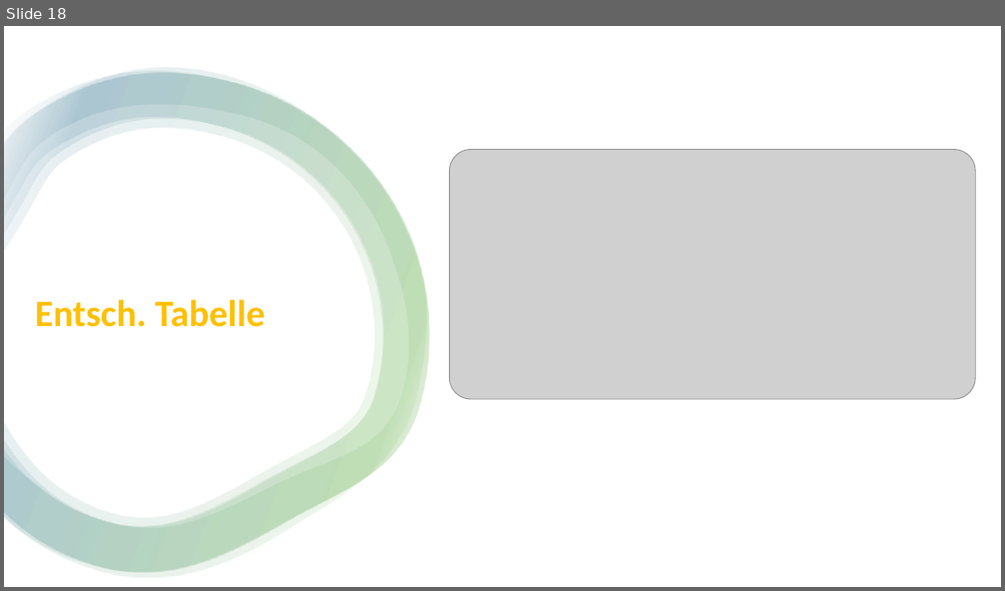
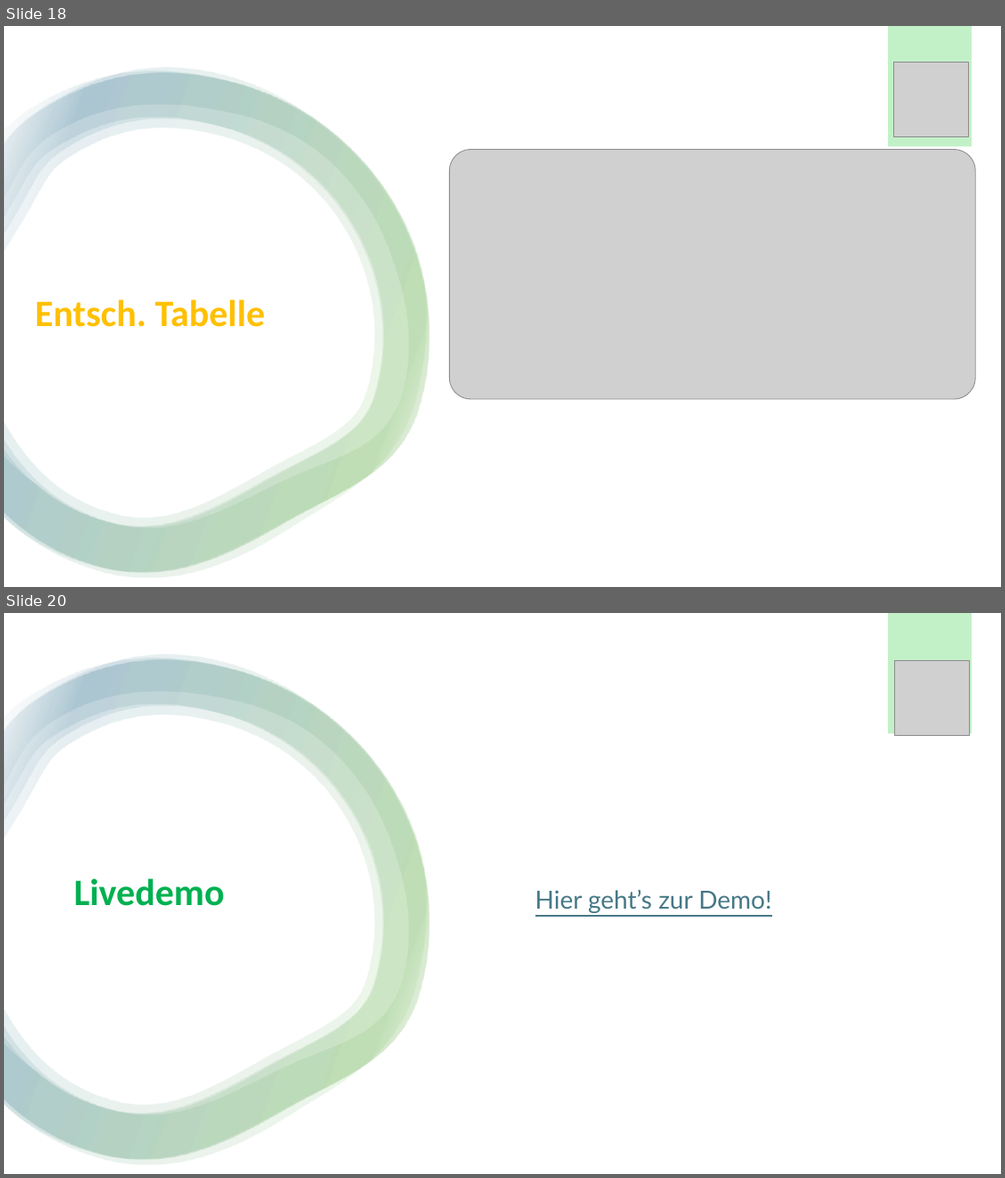
Before and after one commit to Emele-bzra/project-modul431, a slide deck: Material/präsentation_slarachare_games.pptx. Shown one above the other, each under a label of ours: slide 18 before the commit, slides 18 and 20 after it; the slides between them are not shown. The pictures are 1005x591 and 1005x1178 pixels, drawn with LibreOffice and Linux fonts; fonts in the diff are those of the drawing; grey boxes stand for pictures; background and template pictures are left out. Boxes give left, top, right and bottom in pixels: in the first picture for what was removed or moved away, otherwise in the second. Text is boxed around its words. In the diff, an @@ line names an element or a change of style, - is before the commit and + after.

```diff
--- a/Material/präsentation_slarachare_games.pptx
+++ b/Material/präsentation_slarachare_games.pptx
@@ slide 20 added at <box>4,613,1001,1174</box>, background #FFFFFF @@
@@ rectangle added at <box>4,613,1001,1174</box>, fill #FFFFFF @@
@@ rectangle added at <box>888,613,971,733</box>, fill #C2F1C8 @@
@@ group added at <box>4,655,429,1165</box>: 4 freeform shapes @@
@@ picture added at <box>895,660,970,735</box> @@
@@ title added at <box>74,878,225,906</box>, 36 pt, text #00B050, bold @@
+Livedemo
@@ text added at <box>535,890,771,913</box>, 24 pt, text #467886, underline @@
+Hier geht’s zur Demo!
@@ slide 18 changed as well @@
@@ rectangle added at <box>888,26,971,146</box>, fill #C2F1C8 @@
@@ picture added at <box>894,62,969,136</box> @@
```
Also in this commit, not shown: 17 other slides changed, 1 other slide added.
